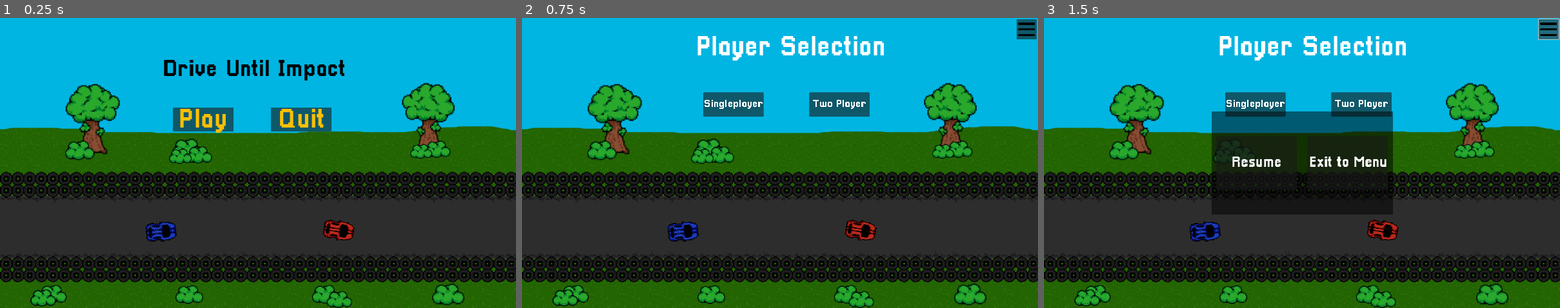
Above: before the commit, frames 1-3 (left to right).
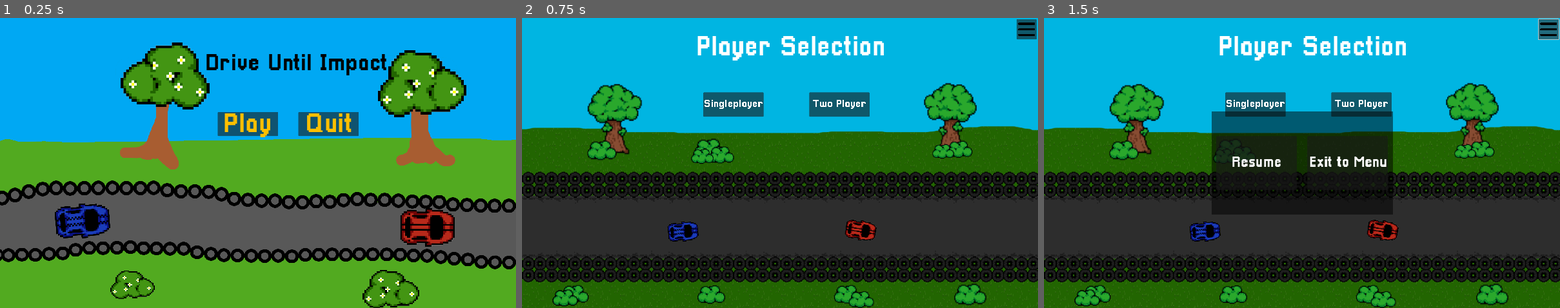
Above: after the commit, the same moments.

Repository: PixelWolf8976/BAISD-AT-at-game
Game: Godot game, scene res://Scenes/main_menu.tscn
The game is run twice, just before and just after one commit, with the same random seed, the same clock (stepped at 60 frames per second) and the same inputs. Sound files missing from this copy of the repository are replaced by a short silence.
Inputs (mouse positions are in pixels of both pictures, inside the frame that each line leads up to):
- Up to frame 1 (0.25 s): no input
- Up to frame 2 (0.75 s): click "Play" at 0.5 s
- Up to frame 3 (1.5 s): click (1549, 29) at 1.27 s

The runs differ from the first frame. In frame 1, 71% of the frame differs, in the area x 0-100%, y 8-100%; in frame 2, nothing differs; in frame 3, nothing differs.

Commit message:
new menu

Diff:
--- a/Scenes/main_menu.tscn
+++ b/Scenes/main_menu.tscn
@@ -1,7 +1,7 @@
 [gd_scene load_steps=7 format=3 uid="uid://d23w5n08u40kt"]
 
+[ext_resource type="Texture2D" uid="uid://c72hmubie0g6j" path="res://Resources/Main menue.png" id="1_ivdcn"]
 [ext_resource type="Script" path="res://Resources/main_menu_script.gd" id="1_rog67"]
-[ext_resource type="Texture2D" uid="uid://dsp181dbnb5w7" path="res://Resources/Updated Main Menu.png" id="2_n2ryq"]
 [ext_resource type="FontFile" uid="uid://xr3kdpi70bvj" path="res://Resources/Pixellari.ttf" id="3_jrk16"]
 
 [sub_resource type="LabelSettings" id="LabelSettings_kva34"]
@@ -37,17 +37,17 @@
 anchor_bottom = 1.0
 grow_horizontal = 2
 grow_vertical = 2
-texture = ExtResource("2_n2ryq")
+texture = ExtResource("1_ivdcn")
 
 [node name="Button" type="Button" parent="."]
 layout_mode = 1
 anchors_preset = 15
 anchor_right = 1.0
 anchor_bottom = 1.0
-offset_left = 644.0
-offset_top = 333.0
-offset_right = -1051.0
-offset_bottom = -657.0
+offset_left = 810.0
+offset_top = 350.0
+offset_right = -885.0
+offset_bottom = -640.0
 grow_horizontal = 2
 grow_vertical = 2
 icon_alignment = 1
@@ -68,10 +68,10 @@
 anchors_preset = 15
 anchor_right = 1.0
 anchor_bottom = 1.0
-offset_left = 1008.0
-offset_top = 333.0
-offset_right = -687.0
-offset_bottom = -657.0
+offset_left = 1110.0
+offset_top = 350.0
+offset_right = -585.0
+offset_bottom = -640.0
 grow_horizontal = 2
 grow_vertical = 2
 icon_alignment = 1
@@ -89,10 +89,10 @@
 
 [node name="Title" type="Label" parent="."]
 layout_mode = 0
-offset_left = 601.0
-offset_top = 60.0
-offset_right = 1286.0
-offset_bottom = 330.0
+offset_left = 758.0
+offset_top = 39.0
+offset_right = 1443.0
+offset_bottom = 309.0
 text = "Drive Until Impact"
 label_settings = SubResource("LabelSettings_6xrwu")
 horizontal_alignment = 1
